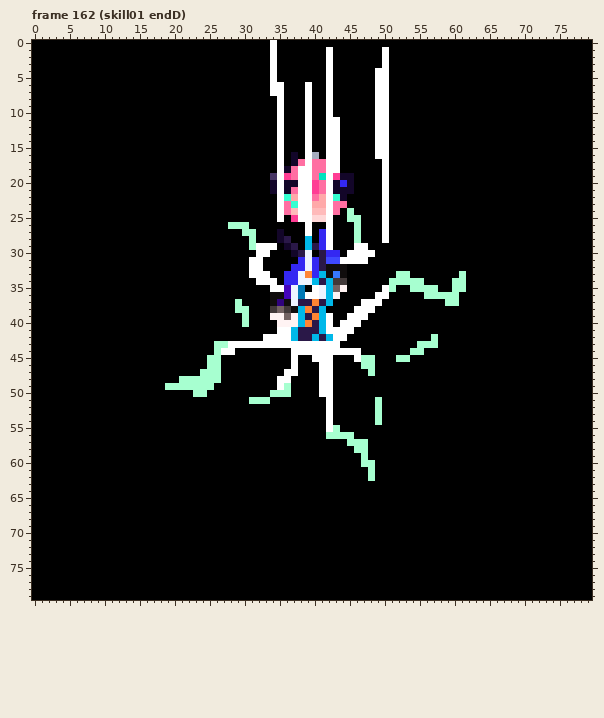
Pixel-art file, stored at Honkai_into_the_Bubbles/Assets/Images/sd_sprites/sd_0005_delta_L03_plusmech/sd_0005_delta_L03_plusmech.aseprite. The first picture shows the starting point.
80x80 pixels, 276 frames. Shown: frame 162 (skill01 endD). The commit also changed other frames, which this record leaves out.
The result:
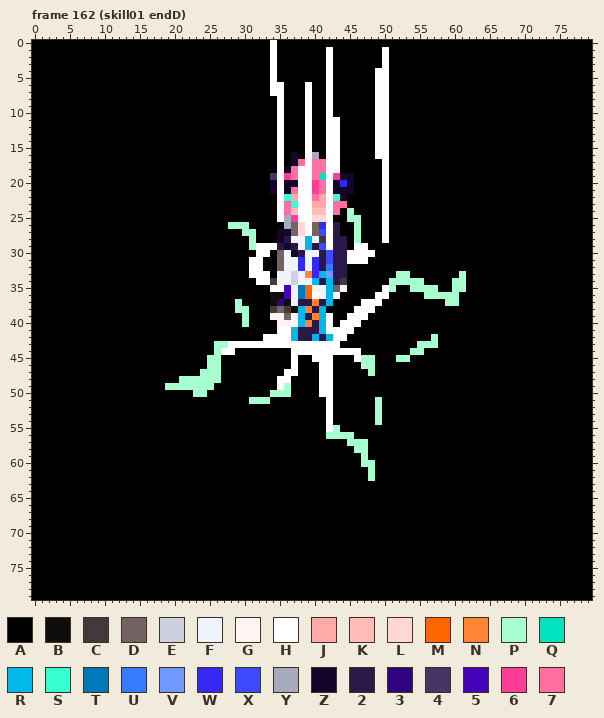
Palette (. is transparent): A #000000  B #100d0d  C #423939  D #746363  E #cbd1e0  F #eff4ff  G #fff3f3  H #ffffff  J #ffa9a9  K #ffbaba  L #ffd7d7  M #ff6500  N #ff8433  P #a7ffd0  Q #00e3be  R #00b8e9  S #36ffd1  T #0079b7  U #3779ff  V #6f99ff  W #3428f2  X #3f49ff  Y #a5abbd  Z #130629  2 #2a1848  3 #30037e  4 #473665  5 #4504bc  6 #ff3d94  7 #ff6fa2
Log entry: WIP Delta_Delta attack movement unstable
The exact change:
--- frame 162 (skill01 endD), layer "body'"
@@ x 32..46 @@
 24 AAAH7KHHKKH7APA
-25 AAAHA6HHLLHAAPP
-26 AAAAAAAHAAHAAAP
-27 AAAZAAAHAWHAAAP
-28 AAAZ2AARAWHAAAP
-29 HHHAZ2AR2WHAAAH
-30 HHAAAZ2FA2WWAHH
-31 HAAAAAWFW2XXHHH
-32 HAAAAWWFW2BBBAA
-33 HHAAWWFNWRBUBAA
-34 HHHAWWFFR2RCCAA
-35 AAHH5FTAHFRDGAA
-36 AABB5FTHHFRGAAA
+25 AAAHY6HHLLHAAPP
+26 AAAAYDLHDWH2AAP
+27 AAAZZDLHDXH2AAP
+28 AAAZ2FFRFCH22AP
+29 HHH2Z2FR2XH22AH
+30 HHADFZ2FF2X22HH
+31 HAADFFWFW2X22HH
+32 HAADFFWFW2U22AA
+33 HHAFFEFNWRV22AA
+34 HHCFFEFFR2R2CAA
+35 AAHH5FTMFFRDGAA
+36 AABB5FTMHFRGAAA
 37 AAB3BF22N2RAAAA
